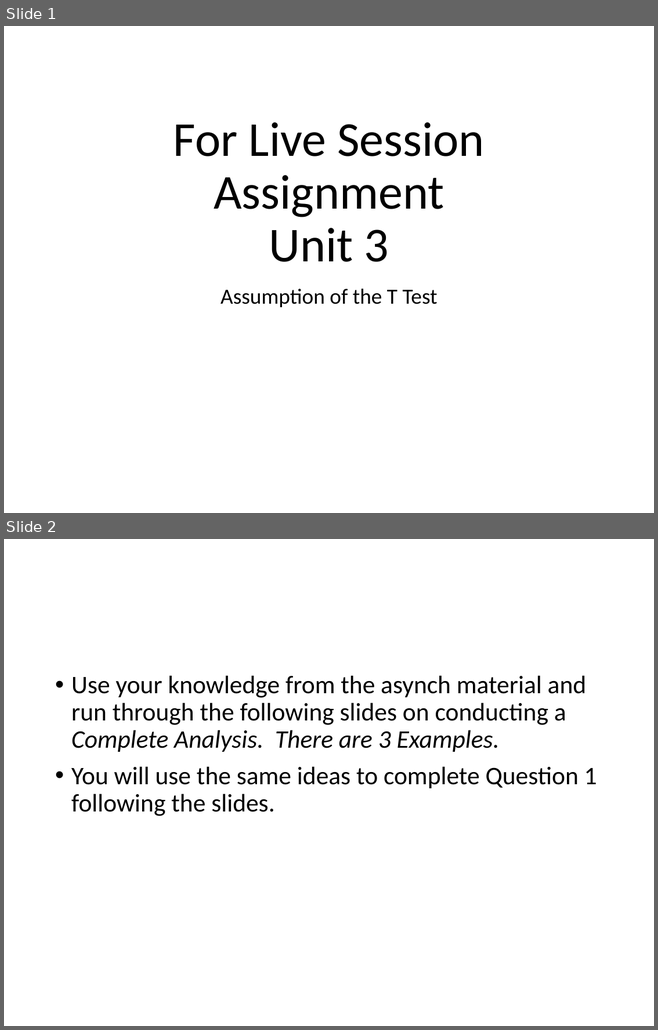
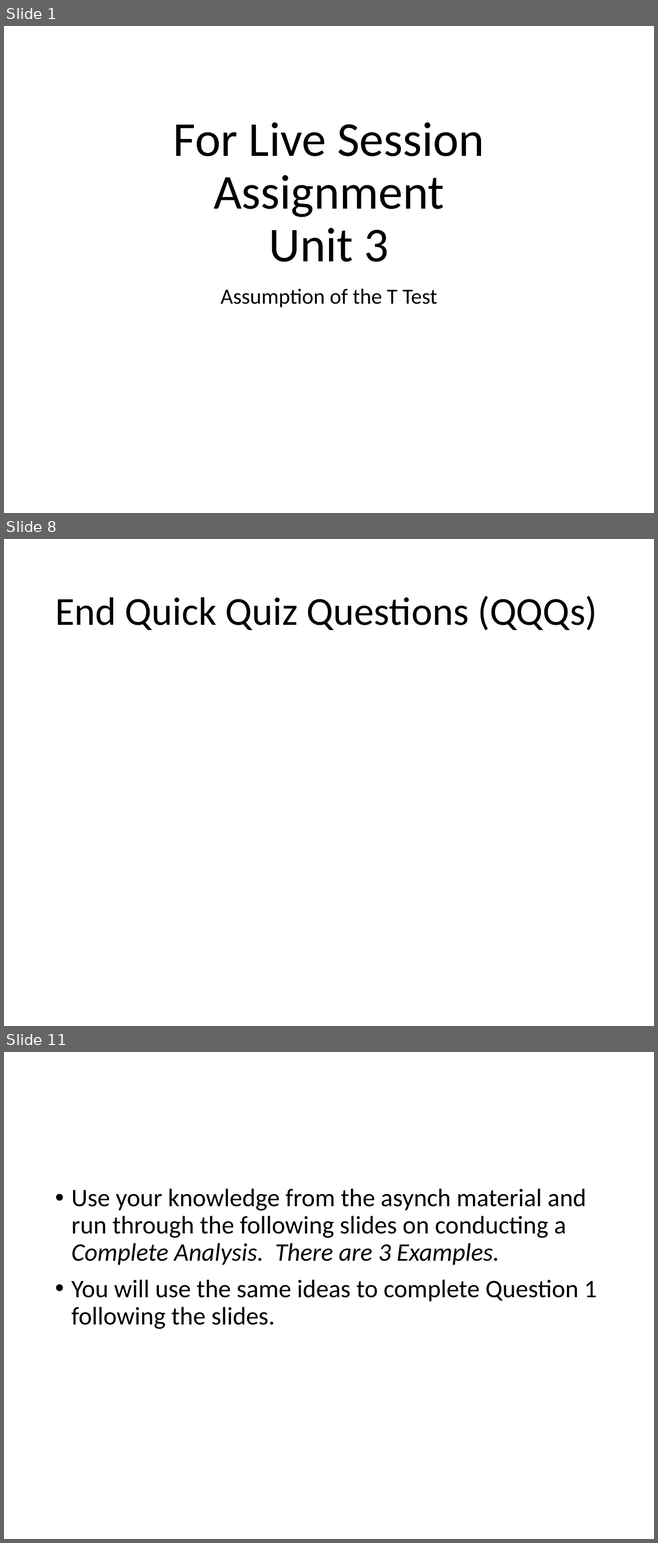
Before and after one commit to BivinSadler/MSDS_6371_Stat_Foundations, a slide deck: Unit 3/6371 For Live Session Assignment Unit 3 Student.pptx. Shown one above the other, each under a label of ours: slides 1 and 2 before the commit, slides 1, 8 and 11 after it; the slides between them are not shown. The pictures are 658x1030 and 658x1543 pixels, drawn with LibreOffice and Linux fonts; fonts in the diff are those of the drawing; grey boxes stand for pictures. Boxes give left, top, right and bottom in pixels: in the first picture for what was removed or moved away, otherwise in the second. Text is boxed around its words. In the diff, an @@ line names an element or a change of style, - is before the commit and + after.

```diff
--- a/Unit 3/6371 For Live Session Assignment Unit 3 Student.pptx
+++ b/Unit 3/6371 For Live Session Assignment Unit 3 Student.pptx
@@ slide 8 added at bbox=[4, 539, 654, 1026], background #FFFFFF @@
@@ title added at bbox=[55, 596, 597, 631], 44 pt, text #000000 @@
+End Quick Quiz Questions (QQQs)
@@ what was slide 2 is now slide 11 @@
```
Also in this commit, not shown: 10 other slides added.
